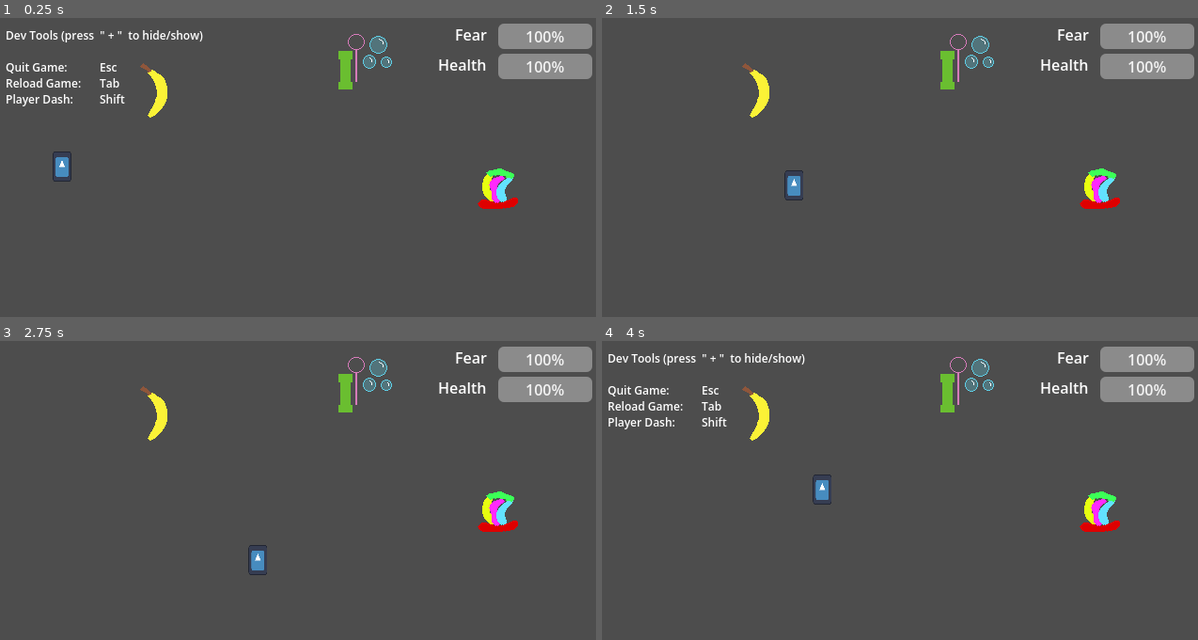
Above: before the commit, frames 1-4 (two rows, left to right).
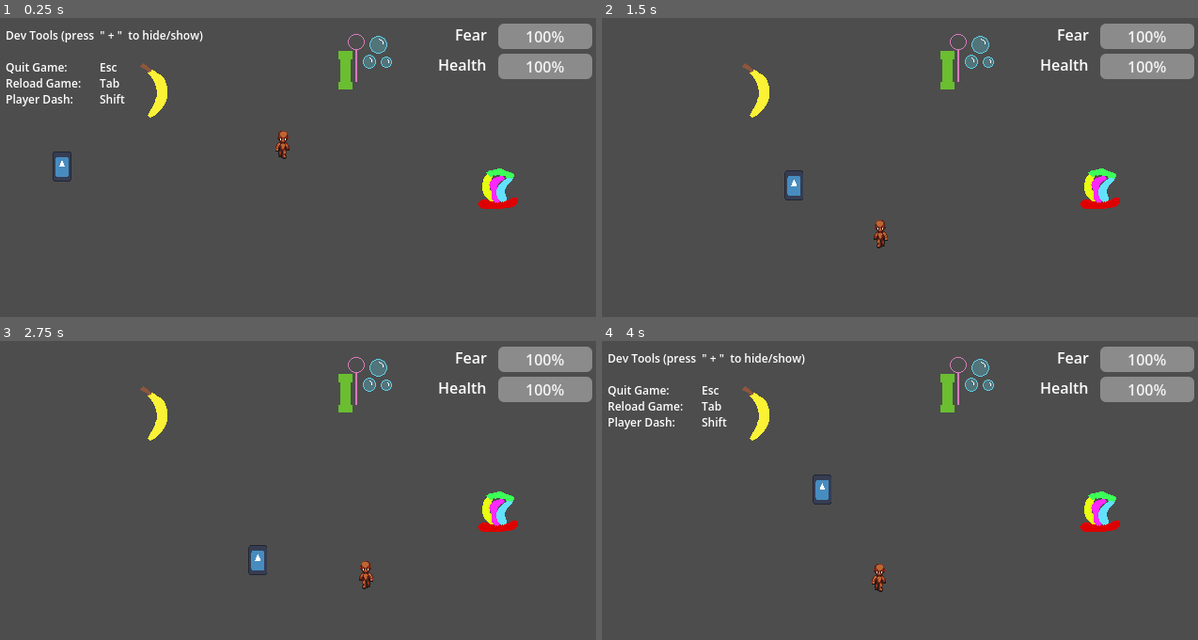
Above: after the commit, the same moments.

Repository: CarolineRoemer1998/NotABug
Game: Godot game, scene res://components/main/main.tscn
The game is run twice, just before and just after one commit, with the same random seed, the same clock (stepped at 60 frames per second) and the same inputs. The engine's default icon, where the game draws it, is replaced by a stand-in: a white triangle on a blue panel in a dark square.
Inputs:
- Up to frame 1 (0.25 s): no input
- Up to frame 2 (1.5 s): hold D (move_right) 0.53-1.28 s; tap Shift (dash) at 0.6 s; hold S (move_down) from 1.28 s (still down); tap ] (show_or_hide_dev_tools) at 1.35 s
- Up to frame 3 (2.75 s): release S (move_down) at 2.03 s; hold D (move_right) from 2.03 s (still down); tap Shift (dash) at 2.1 s
- Up to frame 4 (4 s): release D (move_right) at 2.78 s; hold W (move_up) 2.78-3.53 s; tap ] (show_or_hide_dev_tools) at 2.85 s; hold A (move_left) from 3.53 s (still down); tap Shift (dash) at 3.6 s

The runs differ from the first frame. In frame 1, 0.2% of the frame differs, in the area x 9-49%, y 37-50%; in frame 2, 0.2%, in the area x 31-48%, y 52-78%; in frame 3, 0.2%; in frame 4, 0.2%.

Commit message:
feat: add enemy character with AI behavior, animations, and attack mechanics; included projectile and gas zone attack types.

Diff:
--- /dev/null
+++ b/components/enemy.gd
@@ -0,0 +1,237 @@
+extends CharacterBody2D
+
+enum State { WANDER, CHASE, ATTACK }
+
+@export var move_speed: float = 85.0
+@export var steer_smoothing: float = 10.0
+@export var ray_length: float = 54.0
+@export var danger_weight: float = 2.4
+@export var reverse_penalty: float = 0.25
+
+@export var melee_range: float = 20.0
+@export var melee_damage: int = 1
+@export var ranged_max_range: float = 170.0
+
+@export var melee_cooldown: float = 0.9
+@export var gas_cooldown: float = 3.5
+@export var ranged_cooldown: float = 1.6
+
+@export var gas_duration: float = 2.5
+
+@export var projectile_scene: PackedScene
+@export var gas_zone_scene: PackedScene
+
+@onready var anim: AnimatedSprite2D = $AnimatedSprite2D3
+@onready var sensors: Node2D = $Sensors
+
+var state: State = State.WANDER
+var player: Node2D
+
+var _desired_dir: Vector2 = Vector2.RIGHT
+var _move_dir: Vector2 = Vector2.RIGHT
+
+var _wander_dir: Vector2 = Vector2.RIGHT
+var _wander_time_left: float = 0.0
+
+var _melee_cd_left: float = 0.0
+var _gas_cd_left: float = 0.0
+var _ranged_cd_left: float = 0.0
+
+var _attack_lock_left: float = 0.0
+
+func _ready() -> void:
+	_update_ray_lengths()
+	_pick_new_wander()
+
+func _physics_process(delta: float) -> void:
+	_tick_cooldowns(delta)
+
+	if _attack_lock_left > 0.0:
+		_attack_lock_left = maxf(0.0, _attack_lock_left - delta)
+		velocity = Vector2.ZERO
+		move_and_slide()
+		return
+
+	_update_state(delta)
+	_update_interest(delta)
+
+	var chosen_dir := _choose_steer_dir(_desired_dir)
+	if chosen_dir.length_squared() > 0.0001:
+		_move_dir = _move_dir.lerp(chosen_dir, 1.0 - exp(-steer_smoothing * delta))
+		if _move_dir.length_squared() > 0.0001:
+			_move_dir = _move_dir.normalized()
+
+	velocity = _move_dir * move_speed
+	move_and_slide()
+	_update_animation()
+
+func _tick_cooldowns(delta: float) -> void:
+	_melee_cd_left = maxf(0.0, _melee_cd_left - delta)
+	_gas_cd_left = maxf(0.0, _gas_cd_left - delta)
+	_ranged_cd_left = maxf(0.0, _ranged_cd_left - delta)
+
+func _update_state(_delta: float) -> void:
+	if player == null:
+		state = State.WANDER
+		return
+
+	var dist := global_position.distance_to(player.global_position)
+	if dist <= melee_range and _melee_cd_left <= 0.0:
+		_do_melee()
+		return
+
+	if dist <= ranged_max_range:
+		var los_clear := _has_line_of_sight_to_player()
+
+		if (not los_clear) and _gas_cd_left <= 0.0 and gas_zone_scene != null:
+			_do_gas()
+			return
+
+		if los_clear and _ranged_cd_left <= 0.0 and projectile_scene != null:
+			_do_ranged()
+			return
+
+	state = State.CHASE
+
+func _update_interest(delta: float) -> void:
+	match state:
+		State.WANDER:
+			_wander_time_left -= delta
+			if _wander_time_left <= 0.0:
+				_pick_new_wander()
+			_desired_dir = _wander_dir
+		State.CHASE:
+			_desired_dir = (player.global_position - global_position).normalized()
+		_:
+			_desired_dir = Vector2.ZERO
+
+func _pick_new_wander() -> void:
+	_wander_time_left = randf_range(0.8, 1.8)
+	_wander_dir = Vector2.RIGHT.rotated(randf_range(-PI, PI)).normalized()
+
+func _choose_steer_dir(desired_dir: Vector2) -> Vector2:
+	if desired_dir.length_squared() < 0.0001:
+		return Vector2.ZERO
+
+	var sum := Vector2.ZERO
+
+	for ray in sensors.get_children():
+		if ray is not RayCast2D:
+			continue
+		var rc := ray as RayCast2D
+
+		var dir := (rc.to_global(rc.target_position) - rc.global_position).normalized()
+		# Map dot from [-1, 1] to [0, 1] so side directions still have some interest.
+		var interest := (dir.dot(desired_dir) + 1.0) * 0.5
+
+		var danger := 0.0
+		if rc.is_colliding():
+			var hit_point: Vector2 = rc.get_collision_point()
+			var d := global_position.distance_to(hit_point)
+			danger = clampf(1.0 - (d / maxf(0.001, ray_length)), 0.0, 1.0)
+
+		var score := interest - danger * danger_weight
+		sum += dir * score
+
+	if sum.length_squared() < 0.0001:
+		return -_move_dir if _move_dir.length_squared() > 0.0001 else desired_dir
+
+	var candidate := sum.normalized()
+	# Slightly discourage instantly reversing direction (reduces jitter in tight spaces).
+	if candidate.dot(_move_dir) < -0.2:
+		candidate = (candidate + _move_dir * reverse_penalty).normalized()
+	return candidate
+
+func _has_line_of_sight_to_player() -> bool:
+	if player == null:
+		return false
+
+	var space := get_world_2d().direct_space_state
+	var query := PhysicsRayQueryParameters2D.create(global_position, player.global_position)
+	query.exclude = [self]
+	query.collision_mask = 16 # Obstacles
+	var hit := space.intersect_ray(query)
+	return hit.is_empty()
+
+func _do_melee() -> void:
+	state = State.ATTACK
+	_melee_cd_left = melee_cooldown
+	_attack_lock_left = 0.25
+	if anim.sprite_frames.has_animation("attackL"):
+		anim.play("attackL")
+	_spawn_melee_hitbox()
+
+func _spawn_melee_hitbox() -> void:
+	if player == null:
+		return
+
+	var hitbox := Area2D.new()
+	hitbox.name = "MeleeHitbox"
+	hitbox.collision_layer = 8 # Damage
+	hitbox.collision_mask = 1 # Player
+
+	var shape := CollisionShape2D.new()
+	var circle := CircleShape2D.new()
+	circle.radius = maxf(8.0, melee_range)
+	shape.shape = circle
+	hitbox.add_child(shape)
+
+	var to_player := (player.global_position - global_position)
+	var offset := to_player.normalized() * minf(melee_range, to_player.length())
+	hitbox.global_position = global_position + offset
+
+	hitbox.body_entered.connect(func(body: Node2D) -> void:
+		if body.has_method("take_damage"):
+			body.call("take_damage", melee_damage)
+	)
+
+	get_tree().current_scene.add_child(hitbox)
+	get_tree().create_timer(0.12).timeout.connect(func() -> void:
+		if is_instance_valid(hitbox):
+			hitbox.queue_free()
+	)
+
+func _do_gas() -> void:
+	state = State.ATTACK
+	_gas_cd_left = gas_cooldown
+	_attack_lock_left = 0.2
+
+	var gas := gas_zone_scene.instantiate()
+	gas.global_position = player.global_position
+	if gas.has_method("configure"):
+		gas.call("configure", gas_duration)
+	get_tree().current_scene.add_child(gas)
+
+func _do_ranged() -> void:
+	state = State.ATTACK
+	_ranged_cd_left = ranged_cooldown
+	_attack_lock_left = 0.15
+
+	var proj := projectile_scene.instantiate()
+	proj.global_position = global_position
+	var dir := (player.global_position - global_position).normalized()
+	if proj.has_method("configure"):
+		proj.call("configure", dir)
+	get_tree().current_scene.add_child(proj)
+
+func _update_animation() -> void:
+	if state == State.ATTACK:
+		return
+	if velocity.length() < 1.0:
+		anim.play("Idle")
+		return
+	anim.play("walkD")
+	anim.flip_h = velocity.x < 0.0
+
+func _update_ray_lengths() -> void:
+	for ray in sensors.get_children():
+		if ray is RayCast2D:
+			(ray as RayCast2D).target_position = Vector2(ray_length, 0)
+
+func _on_detection_area_body_entered(body: Node2D) -> void:
+	if body is Player:
+		player = body
+
+func _on_detection_area_body_exited(body: Node2D) -> void:
+	if body == player:
+		player = null
--- a/components/main/main.tscn
+++ b/components/main/main.tscn
@@ -1,11 +1,16 @@
 [gd_scene format=3 uid="uid://vrcjw3jy2tvt"]
 
-[ext_resource type="Script" uid="uid://1hxp663br1o0" path="res://components/main/main.gd" id="1_4k17i"]
+[ext_resource type="Script" path="res://components/main/main.gd" id="1_4k17i"]
 [ext_resource type="PackedScene" uid="uid://bhyxdb3jxn2cx" path="res://components/player/player.tscn" id="1_63q0e"]
-[ext_resource type="Script" uid="uid://dtxdvlwyjt21l" path="res://components/items/ItemData.gd" id="2_wfiak"]
+[ext_resource type="Script" path="res://components/items/ItemData.gd" id="2_wfiak"]
 [ext_resource type="Resource" uid="uid://cs8tqveeast2x" path="res://components/items/Variants/BalloonHat.tres" id="3_w8ifq"]
 [ext_resource type="Resource" uid="uid://bywfccd17m23r" path="res://components/items/Variants/Banana.tres" id="4_4t43m"]
 [ext_resource type="Resource" uid="uid://conptwbmdslrp" path="res://components/items/Variants/Bubbles.tres" id="5_lnf1j"]
+[ext_resource type="PackedScene" uid="uid://wr6npsef4vte" path="res://enemy.tscn" id="6_lnf1j"]
+
+[sub_resource type="SegmentShape2D" id="SegmentShape2D_lnf1j"]
+a = Vector2(-44, -1)
+b = Vector2(600, 0)
 
 [node name="Main" type="Node2D" unique_id=354944633 node_paths=PackedStringArray("spawn_points")]
 script = ExtResource("1_4k17i")
@@ -18,12 +23,45 @@
 
 [node name="Game" type="Node2D" parent="." unique_id=1669510031]
 
+[node name="StaticBody2D3" type="StaticBody2D" parent="Game" unique_id=1524615754]
+position = Vector2(556, 478)
+rotation = -1.5708991
+collision_layer = 16
+collision_mask = 16
+
+[node name="CollisionShape2D" type="CollisionShape2D" parent="Game/StaticBody2D3" unique_id=1453635941]
+position = Vector2(3, -2)
+shape = SubResource("SegmentShape2D_lnf1j")
+
+[node name="StaticBody2D2" type="StaticBody2D" parent="Game" unique_id=388130150]
+position = Vector2(61, 482.00003)
+rotation = -1.5828327
+collision_layer = 16
+collision_mask = 16
+
+[node name="CollisionShape2D" type="CollisionShape2D" parent="Game/StaticBody2D2" unique_id=607413633]
+position = Vector2(3, -2)
+shape = SubResource("SegmentShape2D_lnf1j")
+
+[node name="StaticBody2D" type="StaticBody2D" parent="Game" unique_id=67498972]
+position = Vector2(47, 305)
+collision_layer = 16
+collision_mask = 16
+
+[node name="CollisionShape2D" type="CollisionShape2D" parent="Game/StaticBody2D" unique_id=200123891]
+position = Vector2(3, -2)
+shape = SubResource("SegmentShape2D_lnf1j")
+
+[node name="Enemy" parent="Game" unique_id=2099897293 instance=ExtResource("6_lnf1j")]
+position = Vector2(299, 133)
+
 [node name="Environment" type="Node2D" parent="Game" unique_id=2139555284]
 
 [node name="Items" type="Node2D" parent="Game" unique_id=779876378]
 
 [node name="Player" parent="Game" unique_id=284675764 instance=ExtResource("1_63q0e")]
 position = Vector2(72, 160)
+collision_layer = 1
 
 [node name="ItemSpawnPositions" type="Node2D" parent="Game" unique_id=153864833]
 
@@ -89,4 +127,13 @@
 Reload Game:		Tab
 Player Dash:	      	Shift"
 
+[node name="StaticBody2D" type="StaticBody2D" parent="." unique_id=1385398906]
+position = Vector2(42, 29)
+collision_layer = 16
+collision_mask = 16
+
+[node name="CollisionShape2D" type="CollisionShape2D" parent="StaticBody2D" unique_id=1344796917]
+position = Vector2(3, -2)
+shape = SubResource("SegmentShape2D_lnf1j")
+
 [editable path="Game/Player"]
--- a/components/player/player.gd
+++ b/components/player/player.gd
@@ -17,7 +17,12 @@
 var is_dashing := false
 var dash_direction := Vector2.ZERO
 
+@export var max_life: int = 10
+@export var damage_iframe_seconds: float = 0.35
+var _damage_iframe_left: float = 0.0
+
 func _process(delta: float) -> void:
+	_damage_iframe_left = maxf(0.0, _damage_iframe_left - delta)
 	handle_movement()
 	handle_action_input()
 
@@ -43,6 +48,23 @@
 	is_dashing = false
 	current_speed = SPEED_NORMAL
 
+func take_damage(amount: int) -> void:
+	if amount <= 0:
+		return
+	if _damage_iframe_left > 0.0:
+		return
+
+	_damage_iframe_left = damage_iframe_seconds
+
+	if life_meter.max_value <= 0:
+		life_meter.max_value = max_life
+	if life_meter.value <= 0:
+		life_meter.value = life_meter.max_value
+
+	life_meter.value = maxf(0.0, life_meter.value - amount)
+	if life_meter.value <= 0.0:
+		queue_free()
+
 
 func _on_item_detector_body_entered(item: Item) -> void:
 	Signals.item_collected.emit(item)
--- /dev/null
+++ b/enemy.tscn
@@ -0,0 +1,335 @@
+[gd_scene format=3 uid="uid://wr6npsef4vte"]
+
+[ext_resource type="Script" uid="uid://ddap21sf44s4n" path="res://components/enemy.gd" id="1_4gyqm"]
+[ext_resource type="Texture2D" uid="uid://bd71jk05ct0j7" path="res://art/Enemy_fake_sprite.png" id="1_7k104"]
+[ext_resource type="PackedScene" path="res://scenes/attacks/projectile.tscn" id="3_0d2g1"]
+[ext_resource type="PackedScene" path="res://scenes/attacks/gas_zone.tscn" id="3_0d2g2"]
+
+[sub_resource type="AtlasTexture" id="AtlasTexture_4gyqm"]
+atlas = ExtResource("1_7k104")
+region = Rect2(0, 0, 64, 64)
+
+[sub_resource type="AtlasTexture" id="AtlasTexture_qi2p4"]
+atlas = ExtResource("1_7k104")
+region = Rect2(256, 192, 64, 64)
+
+[sub_resource type="AtlasTexture" id="AtlasTexture_iifgy"]
+atlas = ExtResource("1_7k104")
+region = Rect2(320, 192, 64, 64)
+
+[sub_resource type="AtlasTexture" id="AtlasTexture_epg4t"]
+atlas = ExtResource("1_7k104")
+region = Rect2(384, 192, 64, 64)
+
+[sub_resource type="AtlasTexture" id="AtlasTexture_3yqyl"]
+atlas = ExtResource("1_7k104")
+region = Rect2(0, 256, 64, 64)
+
+[sub_resource type="AtlasTexture" id="AtlasTexture_wujgv"]
+atlas = ExtResource("1_7k104")
+region = Rect2(64, 256, 64, 64)
+
+[sub_resource type="AtlasTexture" id="AtlasTexture_hb8ge"]
+atlas = ExtResource("1_7k104")
+region = Rect2(128, 256, 64, 64)
+
+[sub_resource type="AtlasTexture" id="AtlasTexture_e1ltt"]
+atlas = ExtResource("1_7k104")
+region = Rect2(192, 256, 64, 64)
+
+[sub_resource type="AtlasTexture" id="AtlasTexture_dxifv"]
+atlas = ExtResource("1_7k104")
+region = Rect2(256, 256, 64, 64)
+
+[sub_resource type="AtlasTexture" id="AtlasTexture_pwjut"]
+atlas = ExtResource("1_7k104")
+region = Rect2(320, 256, 64, 64)
+
+[sub_resource type="AtlasTexture" id="AtlasTexture_n0g06"]
+atlas = ExtResource("1_7k104")
+region = Rect2(0, 448, 64, 64)
+
+[sub_resource type="AtlasTexture" id="AtlasTexture_ar8e5"]
+atlas = ExtResource("1_7k104")
+region = Rect2(64, 448, 64, 64)
+
+[sub_resource type="AtlasTexture" id="AtlasTexture_doop2"]
+atlas = ExtResource("1_7k104")
+region = Rect2(128, 448, 64, 64)
+
+[sub_resource type="AtlasTexture" id="AtlasTexture_5hcft"]
+atlas = ExtResource("1_7k104")
+region = Rect2(192, 448, 64, 64)
+
+[sub_resource type="AtlasTexture" id="AtlasTexture_nnovl"]
+atlas = ExtResource("1_7k104")
+region = Rect2(256, 448, 64, 64)
+
+[sub_resource type="AtlasTexture" id="AtlasTexture_jmwgi"]
+atlas = ExtResource("1_7k104")
+region = Rect2(320, 448, 64, 64)
+
+[sub_resource type="AtlasTexture" id="AtlasTexture_g2u8i"]
+atlas = ExtResource("1_7k104")
+region = Rect2(0, 384, 64, 64)
+
+[sub_resource type="AtlasTexture" id="AtlasTexture_otto8"]
+atlas = ExtResource("1_7k104")
+region = Rect2(64, 384, 64, 64)
+
+[sub_resource type="AtlasTexture" id="AtlasTexture_8q82m"]
+atlas = ExtResource("1_7k104")
+region = Rect2(128, 384, 64, 64)
+
+[sub_resource type="AtlasTexture" id="AtlasTexture_epc7x"]
+atlas = ExtResource("1_7k104")
+region = Rect2(192, 384, 64, 64)
+
+[sub_resource type="AtlasTexture" id="AtlasTexture_o7rgc"]
+atlas = ExtResource("1_7k104")
+region = Rect2(256, 384, 64, 64)
+
+[sub_resource type="AtlasTexture" id="AtlasTexture_kdav3"]
+atlas = ExtResource("1_7k104")
+region = Rect2(320, 384, 64, 64)
+
+[sub_resource type="AtlasTexture" id="AtlasTexture_jpbtr"]
+atlas = ExtResource("1_7k104")
+region = Rect2(0, 320, 64, 64)
+
+[sub_resource type="AtlasTexture" id="AtlasTexture_qgdfx"]
+atlas = ExtResource("1_7k104")
+region = Rect2(64, 320, 64, 64)
+
+[sub_resource type="AtlasTexture" id="AtlasTexture_qku5p"]
+atlas = ExtResource("1_7k104")
+region = Rect2(128, 320, 64, 64)
+
+[sub_resource type="AtlasTexture" id="AtlasTexture_l1fjw"]
+atlas = ExtResource("1_7k104")
+region = Rect2(192, 320, 64, 64)
+
+[sub_resource type="AtlasTexture" id="AtlasTexture_b5wqg"]
+atlas = ExtResource("1_7k104")
+region = Rect2(256, 320, 64, 64)
+
+[sub_resource type="AtlasTexture" id="AtlasTexture_hgro5"]
+atlas = ExtResource("1_7k104")
+region = Rect2(320, 320, 64, 64)
+
+[sub_resource type="SpriteFrames" id="SpriteFrames_18rq2"]
+animations = [{
+"frames": [{
+"duration": 1.0,
+"texture": SubResource("AtlasTexture_4gyqm")
+}],
+"loop": true,
+"name": &"Idle",
+"speed": 5.0
+}, {
+"frames": [{
+"duration": 1.0,
+"texture": SubResource("AtlasTexture_qi2p4")
+}, {
+"duration": 1.0,
+"texture": SubResource("AtlasTexture_iifgy")
+}, {
+"duration": 1.0,
+"texture": SubResource("AtlasTexture_epg4t")
+}],
+"loop": true,
+"name": &"attackL",
+"speed": 3.0
+}, {
+"frames": [{
+"duration": 1.0,
+"texture": SubResource("AtlasTexture_3yqyl")
+}, {
+"duration": 1.0,
+"texture": SubResource("AtlasTexture_wujgv")
+}, {
+"duration": 1.0,
+"texture": SubResource("AtlasTexture_hb8ge")
+}, {
+"duration": 1.0,
+"texture": SubResource("AtlasTexture_e1ltt")
+}, {
+"duration": 1.0,
+"texture": SubResource("AtlasTexture_dxifv")
+}, {
+"duration": 1.0,
+"texture": SubResource("AtlasTexture_pwjut")
+}],
+"loop": true,
+"name": &"walkD",
+"speed": 5.0
+}, {
+"frames": [{
+"duration": 1.0,
+"texture": SubResource("AtlasTexture_n0g06")
+}, {
+"duration": 1.0,
+"texture": SubResource("AtlasTexture_ar8e5")
+}, {
+"duration": 1.0,
+"texture": SubResource("AtlasTexture_doop2")
+}, {
+"duration": 1.0,
+"texture": SubResource("AtlasTexture_5hcft")
+}, {
+"duration": 1.0,
+"texture": SubResource("AtlasTexture_nnovl")
+}, {
+"duration": 1.0,
+"texture": SubResource("AtlasTexture_jmwgi")
+}],
+"loop": true,
+"name": &"walkL",
+"speed": 5.0
+}, {
+"frames": [{
+"duration": 1.0,
+"texture": SubResource("AtlasTexture_g2u8i")
+}, {
+"duration": 1.0,
+"texture": SubResource("AtlasTexture_otto8")
+}, {
+"duration": 1.0,
+"texture": SubResource("AtlasTexture_8q82m")
+}, {
+"duration": 1.0,
+"texture": SubResource("AtlasTexture_epc7x")
+}, {
+"duration": 1.0,
+"texture": SubResource("AtlasTexture_o7rgc")
+}, {
+"duration": 1.0,
+"texture": SubResource("AtlasTexture_kdav3")
+}],
+"loop": true,
+"name": &"walkR",
+"speed": 5.0
+}, {
+"frames": [{
+"duration": 1.0,
+"texture": SubResource("AtlasTexture_jpbtr")
+}, {
+"duration": 1.0,
+"texture": SubResource("AtlasTexture_qgdfx")
+}, {
+"duration": 1.0,
+"texture": SubResource("AtlasTexture_qku5p")
+}, {
+"duration": 1.0,
+"texture": SubResource("AtlasTexture_l1fjw")
+}, {
+"duration": 1.0,
+"texture": SubResource("AtlasTexture_b5wqg")
+}, {
+"duration": 1.0,
+"texture": SubResource("AtlasTexture_hgro5")
+}],
+"loop": true,
+"name": &"walkU",
+"speed": 5.0
+}]
+
+[sub_resource type="CapsuleShape2D" id="CapsuleShape2D_ccdwq"]
+radius = 61.0
+height = 126.0
+
+[sub_resource type="CapsuleShape2D" id="CapsuleShape2D_7k104"]
+radius = 5.0
+height = 18.0
+
+[node name="Enemy" type="CharacterBody2D" unique_id=2099897293]
+collision_layer = 2
+collision_mask = 17
+script = ExtResource("1_4gyqm")
+projectile_scene = ExtResource("3_0d2g1")
+gas_zone_scene = ExtResource("3_0d2g2")
+
+[node name="AnimatedSprite2D3" type="AnimatedSprite2D" parent="." unique_id=824881950]
+position = Vector2(0, -11)
+sprite_frames = SubResource("SpriteFrames_18rq2")
+animation = &"Idle"
+
+[node name="DetectionArea" type="Area2D" parent="." unique_id=648662518]
+collision_layer = 2
+collision_mask = 1
+
+[node name="CollisionShape2D" type="CollisionShape2D" parent="DetectionArea" unique_id=717071344]
+position = Vector2(0, -13)
+shape = SubResource("CapsuleShape2D_ccdwq")
+
+[node name="Sensors" type="Node2D" parent="." unique_id=706018601]
+
+[node name="Ray0" type="RayCast2D" parent="Sensors" unique_id=497624021]
+enabled = true
+target_position = Vector2(42, 0)
+collision_mask = 16
+collide_with_bodies = true
+exclude_parent = true
+
+[node name="Ray1" type="RayCast2D" parent="Sensors" unique_id=497624022]
+enabled = true
+rotation = 0.785398
+target_position = Vector2(42, 0)
+collision_mask = 16
+collide_with_bodies = true
+exclude_parent = true
+
+[node name="Ray2" type="RayCast2D" parent="Sensors" unique_id=497624023]
+enabled = true
+rotation = 1.570796
+target_position = Vector2(42, 0)
+collision_mask = 16
+collide_with_bodies = true
+exclude_parent = true
+
+[node name="Ray3" type="RayCast2D" parent="Sensors" unique_id=497624024]
+enabled = true
+rotation = 2.356194
+target_position = Vector2(42, 0)
+collision_mask = 16
+collide_with_bodies = true
+exclude_parent = true
+
+[node name="Ray4" type="RayCast2D" parent="Sensors" unique_id=497624025]
+enabled = true
+rotation = 3.141593
+target_position = Vector2(42, 0)
+collision_mask = 16
+collide_with_bodies = true
+exclude_parent = true
+
+[node name="Ray5" type="RayCast2D" parent="Sensors" unique_id=497624026]
+enabled = true
+rotation = -2.356194
+target_position = Vector2(42, 0)
+collision_mask = 16
+collide_with_bodies = true
+exclude_parent = true
+
+[node name="Ray6" type="RayCast2D" parent="Sensors" unique_id=497624027]
+enabled = true
+rotation = -1.570796
+target_position = Vector2(42, 0)
+collision_mask = 16
+collide_with_bodies = true
+exclude_parent = true
+
+[node name="Ray7" type="RayCast2D" parent="Sensors" unique_id=497624028]
+enabled = true
+rotation = -0.785398
+target_position = Vector2(42, 0)
+collision_mask = 16
+collide_with_bodies = true
+exclude_parent = true
+
+[node name="CollisionShape2D" type="CollisionShape2D" parent="." unique_id=747184921]
+position = Vector2(0, -13)
+shape = SubResource("CapsuleShape2D_7k104")
+
+[connection signal="body_entered" from="DetectionArea" to="." method="_on_detection_area_body_entered"]
+[connection signal="body_exited" from="DetectionArea" to="." method="_on_detection_area_body_exited"]
--- a/project.godot
+++ b/project.godot
@@ -84,6 +84,7 @@
 
 [rendering]
 
+textures/canvas_textures/default_texture_filter=0
 rendering_device/driver.windows="d3d12"
 renderer/rendering_method="gl_compatibility"
 renderer/rendering_method.mobile="gl_compatibility"
--- /dev/null
+++ b/scenes/attacks/gas_zone.gd
@@ -0,0 +1,33 @@
+extends Area2D
+
+@export var tick_damage: int = 1
+@export var tick_interval: float = 0.5
+
+var _time_left: float = 2.5
+var _bodies: Array[Node2D] = []
+
+@onready var _timer: Timer = $Timer
+
+func configure(duration: float) -> void:
+	_time_left = duration
+
+func _ready() -> void:
+	_timer.wait_time = tick_interval
+	_timer.start()
+
+func _physics_process(delta: float) -> void:
+	_time_left -= delta
+	if _time_left <= 0.0:
+		queue_free()
+
+func _on_body_entered(body: Node2D) -> void:
+	if not _bodies.has(body):
+		_bodies.append(body)
+
+func _on_body_exited(body: Node2D) -> void:
+	_bodies.erase(body)
+
+func _on_timer_timeout() -> void:
+	for b in _bodies:
+		if is_instance_valid(b) and b.has_method("take_damage"):
+			b.call("take_damage", tick_damage)
--- /dev/null
+++ b/scenes/attacks/gas_zone.tscn
@@ -0,0 +1,22 @@
+[gd_scene format=3]
+
+[ext_resource type="Script" path="res://scenes/attacks/gas_zone.gd" id="1_xv5s4"]
+
+[sub_resource type="CircleShape2D" id="CircleShape2D_y5p8k"]
+radius = 24.0
+
+[node name="GasZone" type="Area2D"]
+collision_layer = 8
+collision_mask = 1
+script = ExtResource("1_xv5s4")
+
+[node name="CollisionShape2D" type="CollisionShape2D" parent="."]
+shape = SubResource("CircleShape2D_y5p8k")
+
+[node name="Timer" type="Timer" parent="."]
+wait_time = 0.5
+autostart = true
+
+[connection signal="body_entered" from="." to="." method="_on_body_entered"]
+[connection signal="body_exited" from="." to="." method="_on_body_exited"]
+[connection signal="timeout" from="Timer" to="." method="_on_timer_timeout"]
--- /dev/null
+++ b/scenes/attacks/projectile.gd
@@ -0,0 +1,22 @@
+extends Area2D
+
+@export var speed: float = 220.0
+@export var damage: int = 1
+@export var lifetime: float = 2.0
+
+var _dir: Vector2 = Vector2.RIGHT
+
+func configure(dir: Vector2) -> void:
+	_dir = dir.normalized()
+	rotation = _dir.angle()
+
+func _physics_process(delta: float) -> void:
+	global_position += _dir * speed * delta
+	lifetime -= delta
+	if lifetime <= 0.0:
+		queue_free()
+
+func _on_body_entered(body: Node2D) -> void:
+	if body.has_method("take_damage"):
+		body.call("take_damage", damage)
+	queue_free()
--- /dev/null
+++ b/scenes/attacks/projectile.tscn
@@ -0,0 +1,16 @@
+[gd_scene format=3]
+
+[ext_resource type="Script" path="res://scenes/attacks/projectile.gd" id="1_j3o2e"]
+
+[sub_resource type="CircleShape2D" id="CircleShape2D_1x1lq"]
+radius = 4.0
+
+[node name="Projectile" type="Area2D"]
+collision_layer = 8
+collision_mask = 17
+script = ExtResource("1_j3o2e")
+
+[node name="CollisionShape2D" type="CollisionShape2D" parent="."]
+shape = SubResource("CircleShape2D_1x1lq")
+
+[connection signal="body_entered" from="." to="." method="_on_body_entered"]
Binary file added: art/Enemy_fake_sprite.png
Not shown, added: art/Enemy_fake_sprite.png.import
Not shown, added: components/enemy.gd.uid
Not shown, added: scenes/attacks/gas_zone.gd.uid
Not shown, added: scenes/attacks/projectile.gd.uid
